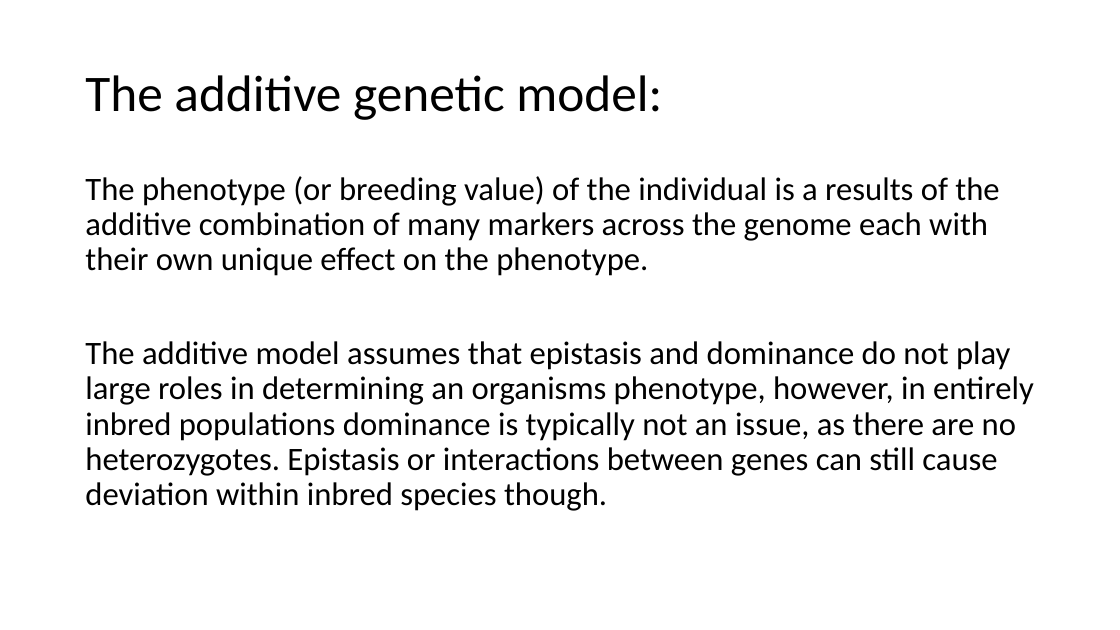
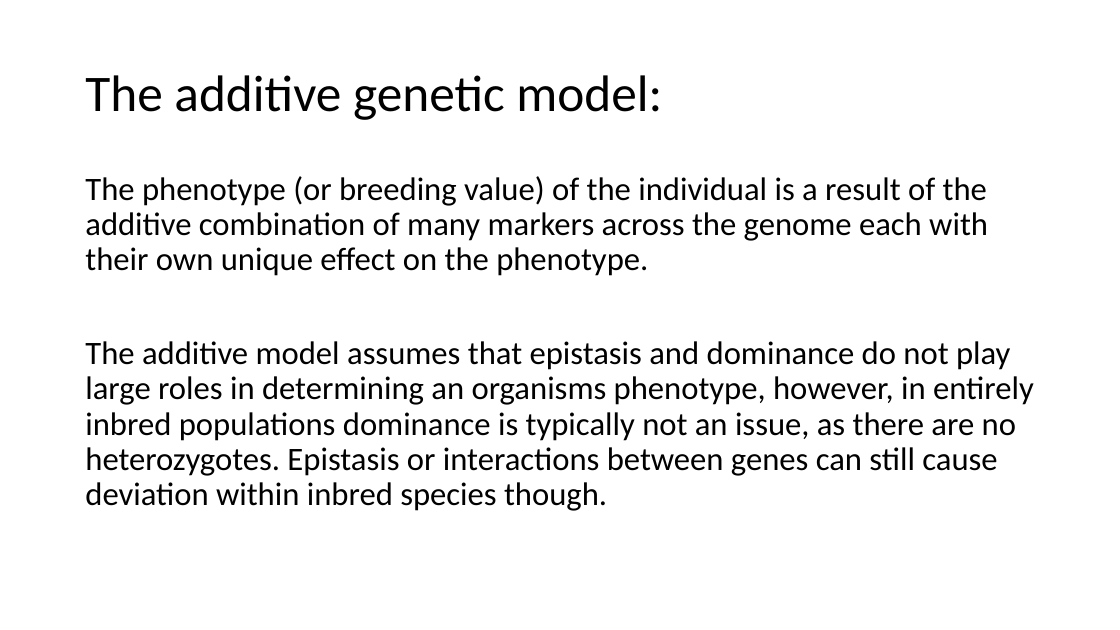
Before and after one commit to ter56/September2_2021_class, a slide deck: slide 18 of AdditiveModels_9_2_2021.pptx. Drawn at 1120x630 pixels with LibreOffice and Linux fonts; fonts in the diff are those of the drawing. Boxes give left, top, right and bottom in pixels: in the first picture for what was removed or moved away, otherwise in the second. Text is boxed around its words. In the diff, an @@ line names an element or a change of style, - is before the commit and + after.

```diff
--- a/AdditiveModels_9_2_2021.pptx
+++ b/AdditiveModels_9_2_2021.pptx
@@ text at (x1=85, y1=176, x2=988, y2=276): text changed @@
-The phenotype (or breeding value) of the individual is a results of the additive combination of many markers across the genome each with their own unique effect on the phenotype.
+The phenotype (or breeding value) of the individual is a result of the additive combination of many markers across the genome each with their own unique effect on the phenotype.
```
Also in this commit, not shown: 4 other slides changed, 1 slide added, 1 other file.
